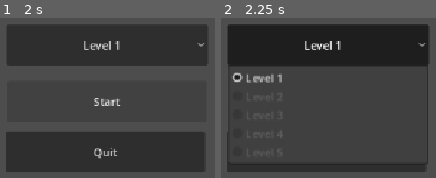
Above: before the commit, frames 1-2 (left to right).
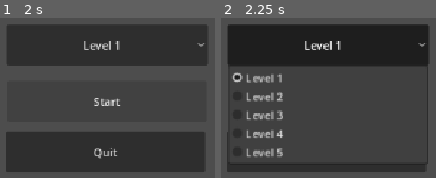
Above: after the commit, the same moments.

Repository: TimTich/toymino
Game: Godot game, scene res://Scripts/title_screen.tscn
The game is run twice, just before and just after one commit, with the same random seed, the same clock (stepped at 60 frames per second) and the same inputs. Before the commit the project has no main scene; this scene is started directly in both runs.
Inputs:
- Up to frame 1 (2 s): click "Start" at 0.5 s; click "Start" at 1.25 s
- Up to frame 2 (2.25 s): click "Level 1" at 2 s

Frame 1 is identical in both runs. In frame 2, 1.8% of the frame differs, in the area x 12-29%, y 46-88%.

Commit message:
Setup level select

Diff:
--- a/Scripts/title_screen.gd
+++ b/Scripts/title_screen.gd
@@ -1,8 +1,9 @@
 extends Control
 
+var level = 1;
 
 func _on_start_button_pressed():
-	get_tree().change_scene_to_file('res://Scripts/title_screen.tscn') #change to correct screen later
+	get_tree().change_scene_to_file('res://Levels/Level' + str(level) + '.tscn') #change to correct screen later
 	pass # Replace with function body.
 
 
@@ -12,4 +13,5 @@
 
 
 func _on_option_button_item_selected(index):
+	level = index + 1
 	pass # Replace with function body.
--- a/Scripts/title_screen.tscn
+++ b/Scripts/title_screen.tscn
@@ -41,17 +41,13 @@
 popup/item_0/text = "Level 1"
 popup/item_0/id = 0
 popup/item_1/text = "Level 2"
-popup/item_1/id = 1
-popup/item_1/disabled = true
+popup/item_1/id = 0
 popup/item_2/text = "Level 3"
 popup/item_2/id = 2
-popup/item_2/disabled = true
 popup/item_3/text = "Level 4"
 popup/item_3/id = 3
-popup/item_3/disabled = true
 popup/item_4/text = "Level 5"
 popup/item_4/id = 4
-popup/item_4/disabled = true
 
 [connection signal="pressed" from="StartButton" to="." method="_on_start_button_pressed"]
 [connection signal="pressed" from="QuitButton" to="." method="_on_quit_button_pressed"]
--- a/project.godot
+++ b/project.godot
@@ -11,6 +11,7 @@
 [application]
 
 config/name="toymino"
+run/main_scene="uid://dv0jyh8rw0xi6"
 config/features=PackedStringArray("4.7", "GL Compatibility")
 config/icon="res://icon.svg"
 
